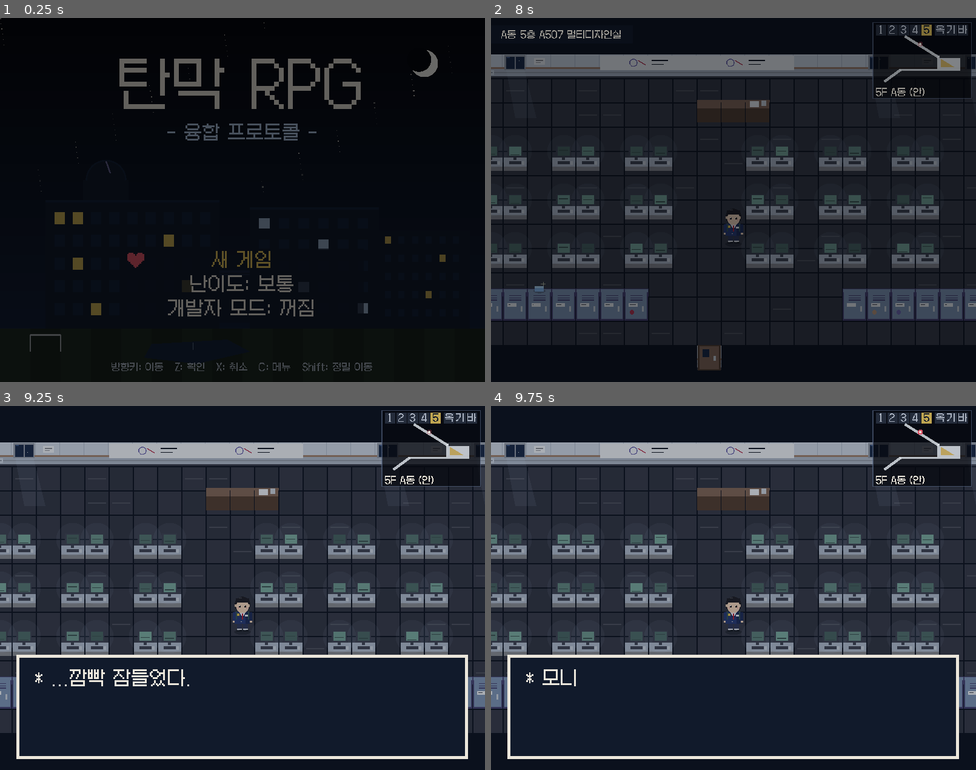
Above: before the commit, frames 1-4 (two rows, left to right).
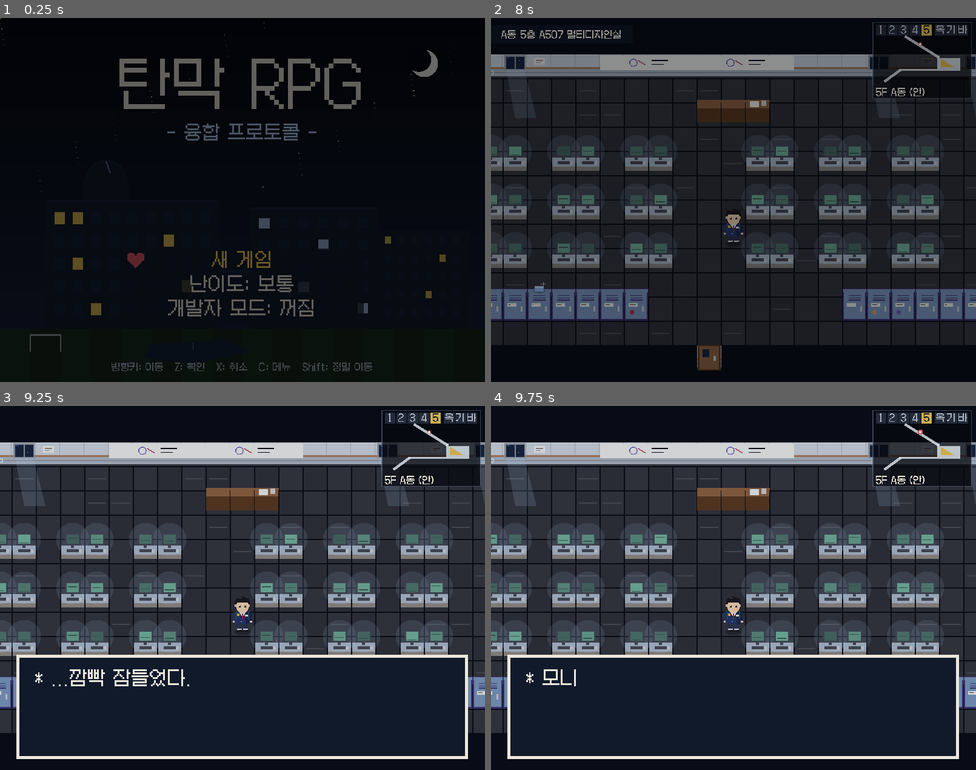
Above: after the commit, the same moments.

Repository: jhoj0088/tanmak
Game: Godot game, scene res://scenes/main.tscn
Two runs of this game, one before a commit and one after it. Both use one fixed random seed, a clock stepped at 60 frames per second and the inputs below.
Inputs (mouse positions are in pixels of both pictures, inside the frame that each line leads up to):
- Up to frame 1 (0.25 s): no input
- Up to frame 2 (8 s): tap Enter at 0.5, 2.1, 5.1 s; move the mouse to (840, 181) at 0.52 s; hold Right (move_right) 0.53-1.25 s; tap Z (confirm) at 0.6, 2, 2.75, 3.6, 5, 5.75, 6.6 s; click (840, 181) at 0.67 s; tap Space at 0.77, 1.07, 3.77, 4.07, 6.77, 7.07 s; drag from (636, 218) to (709, 272) at 1.27 s; move the mouse to (782, 119) at 2.02 s; hold Right (move_right) 2.03-2.75 s; drag from (709, 272) to (588, 145) at 2.77 s; move the mouse to (879, 254) at 3.52 s; hold Left (move_left) 3.53-4.25 s; drag from (588, 145) to (660, 109) at 4.27 s; move the mouse to (757, 200) at 5.02 s; hold Down (move_down) 5.03-5.75 s; click (757, 200) at 5.17 s; drag from (660, 109) to (636, 218) at 5.77 s; move the mouse to (840, 181) at 6.52 s; hold Up (move_up) 6.53-7.25 s; drag from (636, 218) to (709, 272) at 7.27 s
- Up to frame 3 (9.25 s): move the mouse to (291, 507) at 8.02 s; hold Down (move_down) 8.03-8.75 s; tap Enter at 8.1 s; drag from (218, 660) to (97, 533) at 8.77 s
- Up to frame 4 (9.75 s): move the mouse to (879, 642) at 9.52 s; hold Up (move_up) from 9.53 s (still down); tap Z (confirm) at 9.6 s; click (879, 642) at 9.67 s

The runs differ from the first frame. In frame 2, 2.2% of the frame differs, in the area x 0-100%, y 10-95%; in frame 3, 11%; in frame 4, 11%, in the area x 0-100%, y 10-83%.

Commit message:
학교 색감 살리기 (woolrabit77/Tanmak-RPG 1e48555 반영)
Co-Authored-By: Claude Opus 5.5 <noreply@anthropic.com>
Claude-Session: https://claude.ai/code/session_01SB8zAYG7Y3BJPz4MCiuNaQ

Diff:
--- a/scripts/art/palette.gd
+++ b/scripts/art/palette.gd
@@ -1,5 +1,6 @@
 extends RefCounted
 ## SASA 교정 팔레트: 우리 학교 사진 21장(1층·2층·옥상)에서 잰 색.
+## 사진에서 잰 값은 화면에서 칙칙해서, 재질·강조색의 채도를 올렸다 (바닥은 벽과 갈리게 살짝 따뜻하게).
 ## 디자인 시스템 페이지와 docs/sasa_school.gpl (Aseprite 팔레트) 이 같은 값을 쓴다.
 ## 쓰는 법:  const P = preload("res://scripts/art/palette.gd")  →  P.PILLAR_300
 ## 한 타일은 -300(빛) / -500(기본) / -700(그늘) 세 단계로 칠한다.
@@ -7,41 +8,41 @@
 
 # ---------------------------------------------------------------- 재질 (게임 속 물체)
 ## 화강석 복도 바닥
-const GRANITE_100 := Color("d5d9db")
-const GRANITE_300 := Color("a4a5a6")
-const GRANITE_500 := Color("8d8c8b")
-const GRANITE_700 := Color("737270")
+const GRANITE_100 := Color("dbd8d5")
+const GRANITE_300 := Color("aba69f")
+const GRANITE_500 := Color("948d84")
+const GRANITE_700 := Color("79736a")
 ## 바닥의 검은 타일·인레이, 기계류의 짙은 몸체
 const INLAY_900 := Color("34343a")
 ## 흰 벽·천장 (살짝 푸른 기)
-const WALL_100 := Color("d8dee4")
-const WALL_300 := Color("b5bcc5")
-const WALL_500 := Color("9a9ea3")
+const WALL_100 := Color("d6dee6")
+const WALL_300 := Color("b2bcc8")
+const WALL_500 := Color("989ea5")
 ## 교실 문·창틀·목재 패널
-const WOOD_300 := Color("c69a72")
-const WOOD_500 := Color("a68062")
-const WOOD_700 := Color("86654b")
-const WOOD_900 := Color("533822")
+const WOOD_300 := Color("dba16d")
+const WOOD_500 := Color("b67e52")
+const WOOD_700 := Color("94633d")
+const WOOD_900 := Color("5d3718")
 ## 중앙 홀의 노란 원기둥 (대표 강조색)
-const PILLAR_300 := Color("dfc05c")
-const PILLAR_500 := Color("ba9739")
-const PILLAR_700 := Color("876a19")
+const PILLAR_300 := Color("f2cd59")
+const PILLAR_500 := Color("d3a320")
+const PILLAR_700 := Color("94700c")
 ## 포인트 벽: 라임(휴게 공간) / 보라(급수대·복도 끝) / 살구(계단실)
-const LIME_300 := Color("a3b957")
-const LIME_500 := Color("889852")
-const LIME_700 := Color("586236")
-const VIOLET_300 := Color("6f65aa")
-const VIOLET_500 := Color("463e69")
-const VIOLET_700 := Color("2b2338")
-const PEACH_300 := Color("deb487")
-const PEACH_500 := Color("cf9f77")
+const LIME_300 := Color("b4d14e")
+const LIME_500 := Color("91a842")
+const LIME_700 := Color("5e6c2c")
+const VIOLET_300 := Color("6d60bf")
+const VIOLET_500 := Color("3f3374")
+const VIOLET_700 := Color("2a1e3d")
+const PEACH_300 := Color("f0bc84")
+const PEACH_500 := Color("e19d65")
 ## 초록 소파·벤치, 나무와 화분 잎
-const BENCH_500 := Color("4b8c6c")
-const BENCH_700 := Color("304439")
+const BENCH_500 := Color("3c9b6c")
+const BENCH_700 := Color("2a4a38")
 ## 옥상 하늘
-const SKY_100 := Color("aac0de")
-const SKY_300 := Color("8196b1")
-const BLUE_500 := Color("6083bd")
+const SKY_100 := Color("acc7ec")
+const SKY_300 := Color("7f9cc2")
+const BLUE_500 := Color("4c7ed1")
 const NIGHT_900 := Color("142139")
 const NIGHT_950 := Color("06080e")
 ## 종이·흰 물건, 탄환 테두리
@@ -56,8 +57,8 @@
 const UI_INK := Color("ece7dc")       ## 본문 글자, 창 테두리
 const UI_MUTED := Color("a9b1bf")     ## 보조 글자, 안내 문구
 const UI_LINE := Color("5a6a88")      ## 테두리, 구분선
-const UI_ACCENT := Color("dfc05c")    ## 선택된 항목 (= 노란 기둥)
-const UI_ACCENT_2 := Color("9e95d6")  ## 보조 강조 (보라 벽을 밤에 맞게 밝힌 값)
+const UI_ACCENT := Color("f2cd59")    ## 선택된 항목 (= 노란 기둥)
+const UI_ACCENT_2 := Color("9488e3")  ## 보조 강조 (보라 벽을 밤에 맞게 밝힌 값)
 const UI_SIGNAL := Color("e0566a")    ## 위험·HP 경고, 영혼 하트
 
 # ---------------------------------------------------------------- 섞어 쓰는 묶음
--- a/scripts/world/overworld.gd
+++ b/scripts/world/overworld.gd
@@ -436,7 +436,7 @@
 					var o := Vector2(tx * TILE, ty * TILE + 20)
 					ci.draw_colored_polygon(PackedVector2Array([o + Vector2(4, 0), o + Vector2(28, 0), o + Vector2(52, 70), o + Vector2(20, 70)]), Color(P.PILLAR_300.lightened(0.4), 0.13))
 		return
-	ci.draw_rect(view, Color(P.NIGHT_900, 0.35))
+	ci.draw_rect(view, Color(P.NIGHT_900, 0.18))
 	var x0 := maxi(0, int(view.position.x / TILE) - 2)
 	var x1 := mini(w, int(view.end.x / TILE) + 2)
 	var vn := _vis()
@@ -447,21 +447,21 @@
 			var o2 := Vector2(tx * TILE, ty * TILE)
 			match c:
 				"w":
-					ci.draw_colored_polygon(PackedVector2Array([o2 + Vector2(4, 20), o2 + Vector2(28, 20), o2 + Vector2(44, 84), o2 + Vector2(16, 84)]), Color(P.SKY_100, 0.07))
+					ci.draw_colored_polygon(PackedVector2Array([o2 + Vector2(4, 20), o2 + Vector2(28, 20), o2 + Vector2(44, 84), o2 + Vector2(16, 84)]), Color(P.SKY_100, 0.16))
 				"E":
-					ci.draw_circle(o2 + Vector2(16, 10), 34, Color(P.BENCH_500.lightened(0.3), 0.06))
-					ci.draw_circle(o2 + Vector2(16, 10), 16, Color(P.BENCH_500.lightened(0.3), 0.07))
+					ci.draw_circle(o2 + Vector2(16, 10), 34, Color(P.BENCH_500.lightened(0.3), 0.12))
+					ci.draw_circle(o2 + Vector2(16, 10), 16, Color(P.BENCH_500.lightened(0.3), 0.18))
 				"v":
-					ci.draw_circle(o2 + Vector2(16, 6), 40, Color(P.PEACH_300, 0.07))
+					ci.draw_circle(o2 + Vector2(16, 6), 40, Color(P.PEACH_300, 0.16))
 				"c", "i":
-					ci.draw_circle(o2 + Vector2(16, 0), 22, Color(P.SKY_100, 0.05))
+					ci.draw_circle(o2 + Vector2(16, 0), 22, Color(P.SKY_100, 0.12))
 				"*":
-					ci.draw_circle(o2 + Vector2(16, 16), 26 + sin(t * 3.0) * 3.0, Color(P.PILLAR_300, 0.07))
+					ci.draw_circle(o2 + Vector2(16, 16), 26 + sin(t * 3.0) * 3.0, Color(P.PILLAR_300, 0.16))
 				"Q":
-					ci.draw_circle(o2 + Vector2(12, 4), 10, Color(P.BLUE_500, 0.08))
+					ci.draw_circle(o2 + Vector2(12, 4), 10, Color(P.BLUE_500, 0.18))
 			if doors.has(c) and doors[c].has("glow"):
 				var gc: Color = doors[c]["glow"]
-				gc.a = 0.08 + 0.04 * sin(t * 3.0)
+				gc.a = 0.16 + 0.06 * sin(t * 3.0)
 				ci.draw_circle(o2 + Vector2(16, 30), 30, gc)
 
 
Not shown, changed: docs/sasa_school.gpl
